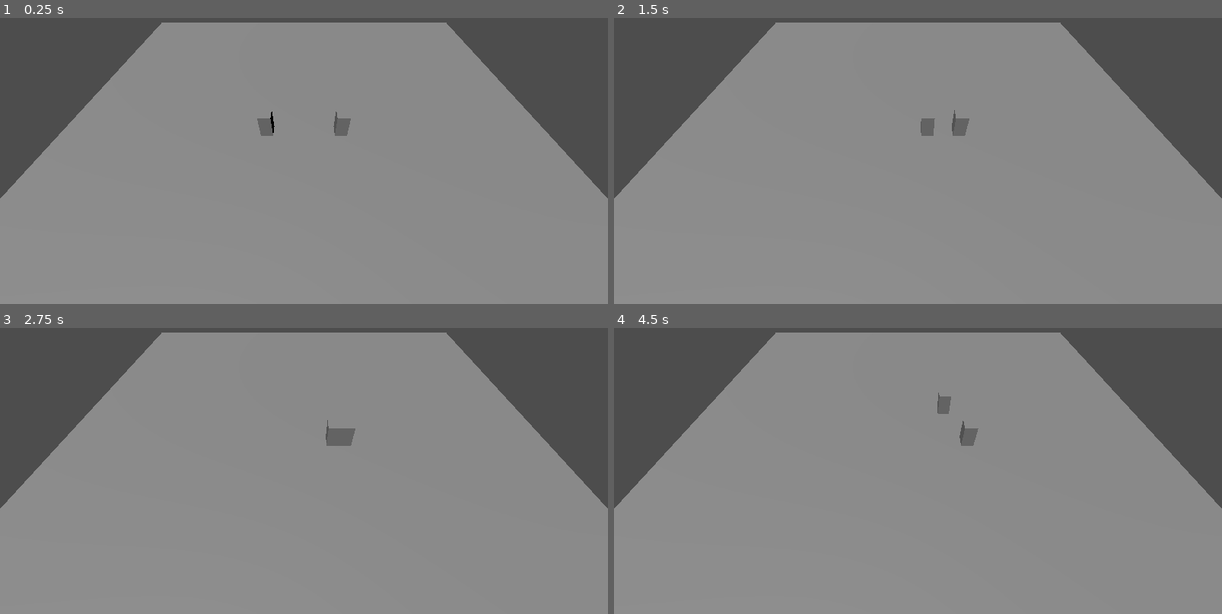
Above: before the commit, frames 1-4 (two rows, left to right).
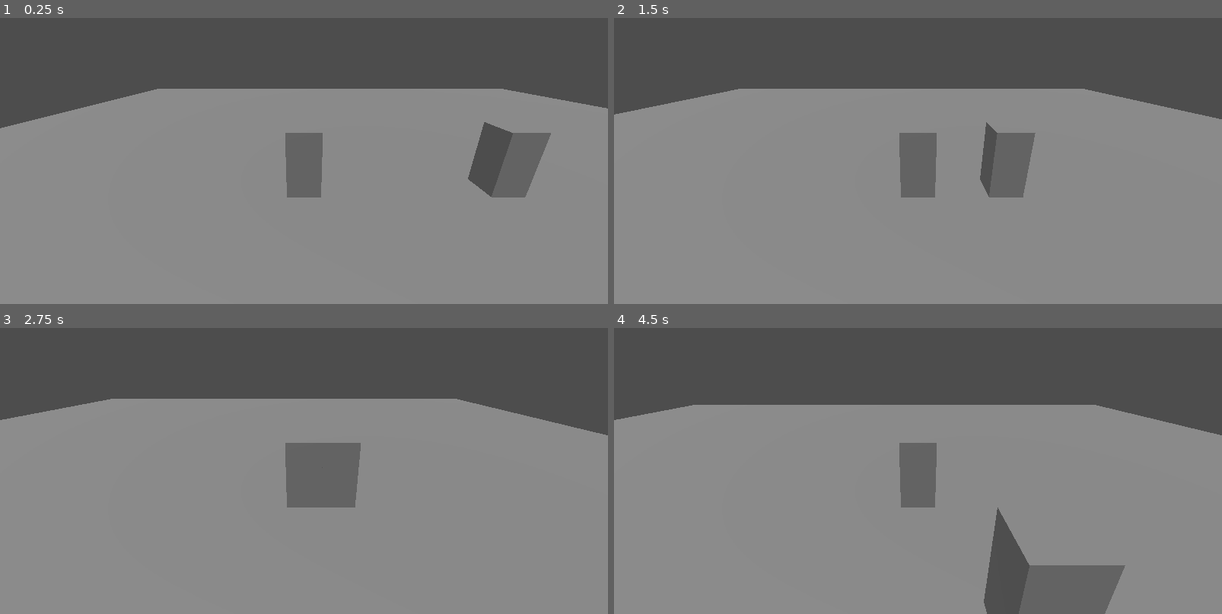
Above: after the commit, the same moments.

Repository: matkokrnic/cardsouls
Game: Godot game, scene res://src/main/main.tscn
The game is run twice, just before and just after one commit, with the same random seed, the same clock (stepped at 60 frames per second) and the same inputs.
Inputs:
- Up to frame 1 (0.25 s): no input
- Up to frame 2 (1.5 s): tap Enter at 0.5 s; hold D (p1_move_right) 0.53-1.28 s; tap J (p1_attack) at 0.6 s; tap Right (p2_move_right) at 1.35 s
- Up to frame 3 (2.75 s): tap Space at 2 s; hold D (p1_move_right) from 2.03 s (still down); tap J (p1_attack) at 2.1 s
- Up to frame 4 (4.5 s): tap Enter at 2.75 s; release D (p1_move_right) at 2.78 s; hold W (p1_move_up) 2.78-3.53 s; tap Right (p2_move_right) at 2.85, 4.35 s; tap J (p1_attack) at 3.6 s; tap Space at 4.25 s

The runs differ from the first frame. In frame 1, 22% of the frame differs, in the area x 0-100%, y 1-64%; in frame 2, 21%; in frame 3, 21%; in frame 4, 25%, in the area x 0-100%, y 1-100%.

Commit message:
1-2: switch rendering to P1 rig camera (remove fixed global Camera3D)
The rig is now THE game camera (AC 1): the old fixed scene camera would
have left the authored framing unrendered and two camera systems live.
P1's rig camera is made current via an editable-children instance
override. Isolated in its own commit so the switchover is revertable
independently of the rig creation.

Co-Authored-By: Claude Fable 5 <noreply@anthropic.com>

Diff:
--- a/src/main/main.tscn
+++ b/src/main/main.tscn
@@ -12,9 +12,6 @@
 
 [node name="Main" type="Node3D" unique_id=1592136353]
 script = ExtResource("1_ab7mr")
-
-[node name="Camera3D" type="Camera3D" parent="." unique_id=1389538338]
-transform = Transform3D(1, 0, 0, 0, 0.64278764, 0.76604444, 0, -0.76604444, 0.64278764, 0, 14, 12)
 
 [node name="Sun" type="DirectionalLight3D" parent="." unique_id=570038477]
 transform = Transform3D(0.8660254, 0.43301272, -0.24999999, 0, 0.49999997, 0.86602545, 0.5, -0.75, 0.43301266, 0, 0, 0)
@@ -33,6 +30,11 @@
 transform = Transform3D(1, 0, 0, 0, 1, 0, 0, 0, 1, -3, 1, 0)
 script = ExtResource("3_jkpqq")
 
+[node name="Camera3D" parent="P1Hero/CameraRig"]
+current = true
+
 [node name="P2Hero" type="CharacterBody3D" parent="." unique_id=1135604472 instance=ExtResource("2_djufw")]
 transform = Transform3D(1, 0, 0, 0, 1, 0, 0, 0, 1, 3, 1, 0)
 script = ExtResource("3_jkpqq")
+
+[editable path="P1Hero"]
